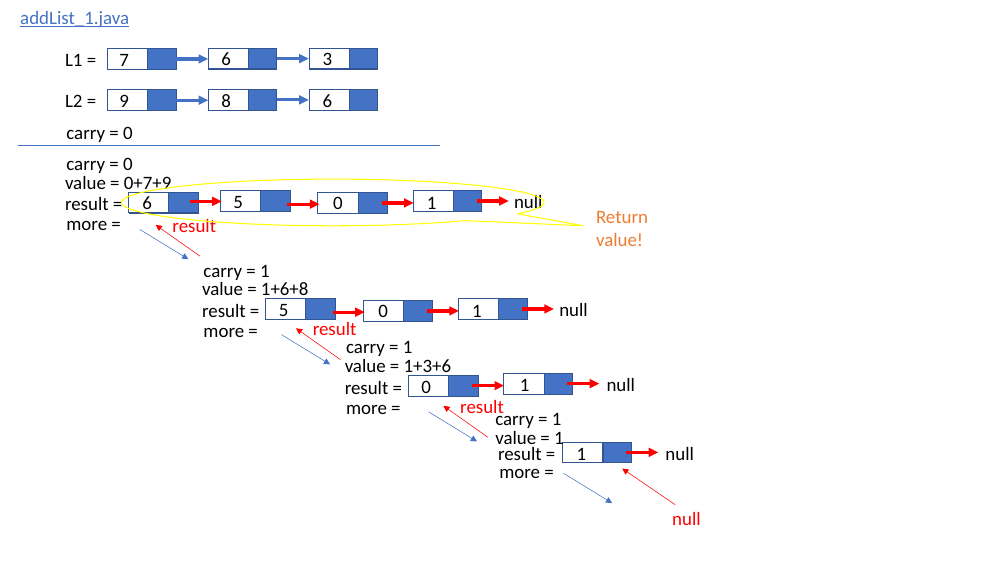
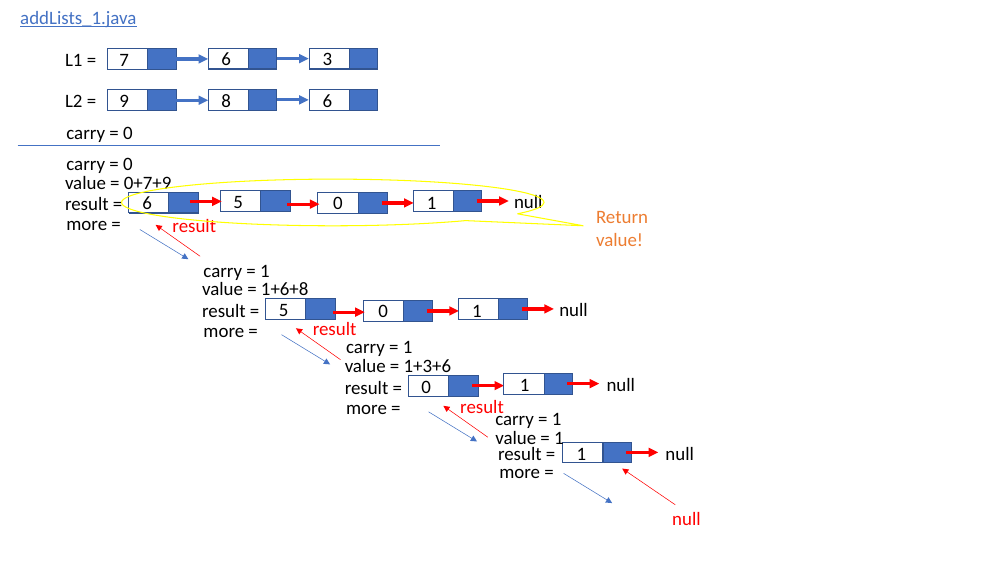
Before and after one commit to juyoung228/Evolving_Basic, a slide deck: slide 1 of Cracking_the_coding_interview/Java/src_explanation/2.5.Sum.pptx. Drawn at 1008x567 pixels with LibreOffice and Linux fonts; fonts in the diff are those of the drawing. Boxes give left, top, right and bottom in pixels: in the first picture for what was removed or moved away, otherwise in the second. Text is boxed around its words. In the diff, an @@ line names an element or a change of style, - is before the commit and + after.

Commit message:
edit the file

```diff
--- a/Cracking_the_coding_interview/Java/src_explanation/2.5.Sum.pptx
+++ b/Cracking_the_coding_interview/Java/src_explanation/2.5.Sum.pptx
@@ text at <box>20,11,136,27</box>: text changed @@
-addList_1.java
+addLists_1.java
```
Also in this commit, not shown: 1 slide added.
